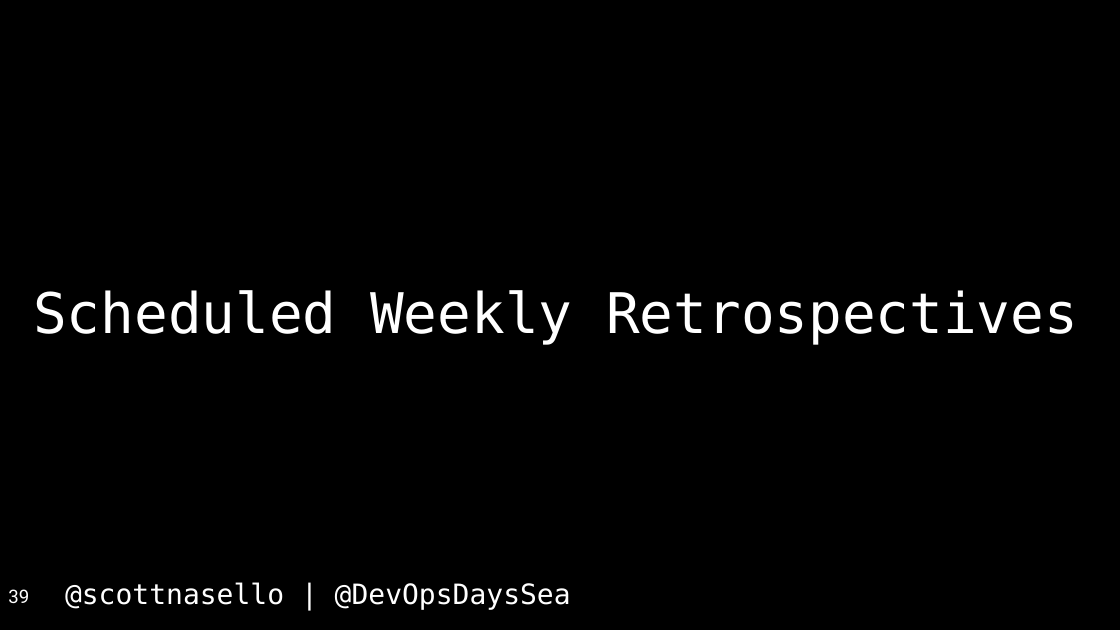
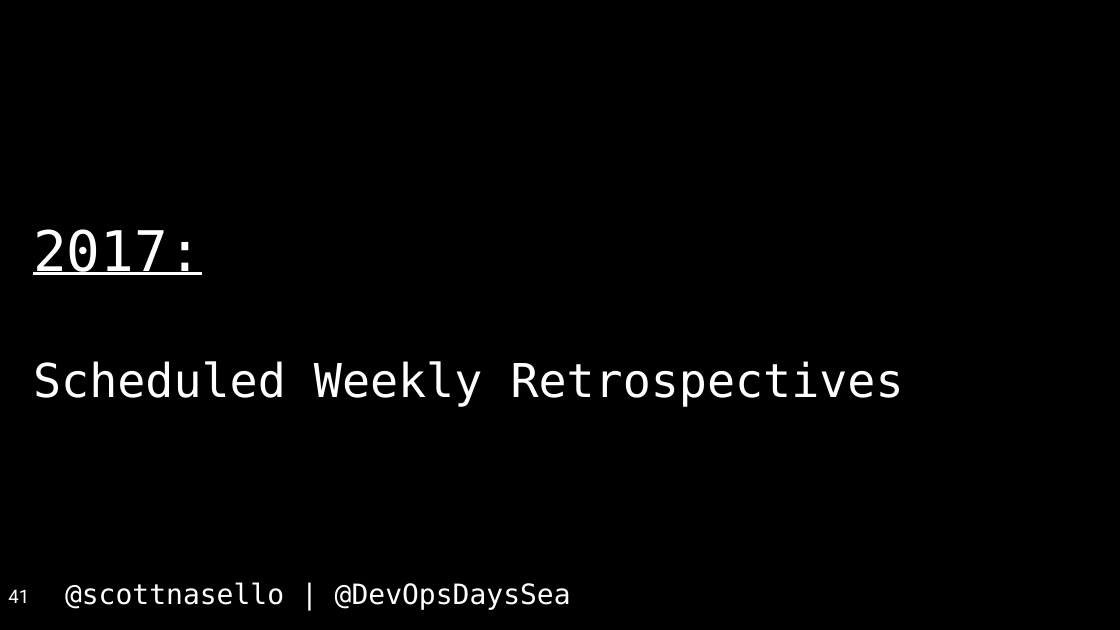
Before and after one commit to scottnasello/talks, a slide deck: slide 41 of 2017-04-26 Seattle DevOpsDays/DevOpsDays Seattle.pptx (slide 39 before the commit). Drawn at 1120x630 pixels with LibreOffice and Linux fonts; fonts in the diff are those of the drawing. Boxes give left, top, right and bottom in pixels: in the first picture for what was removed or moved away, otherwise in the second. Text is boxed around its words. In the diff, an @@ line names an element or a change of style, - is before the commit and + after.

```diff
--- a/2017-04-26 Seattle DevOpsDays/DevOpsDays Seattle.pptx
+++ b/2017-04-26 Seattle DevOpsDays/DevOpsDays Seattle.pptx
@@ text at (33, 229, 202, 275): paragraph added @@
+2017:
@@ text at (33, 361, 904, 407): size 48 to 40 pt in "Scheduled Weekly Retrospectives" @@
@@ page number at (8, 589, 29, 603): text changed @@
-39
+41
```
Also in this commit, not shown: 8 other slides changed, 6 slides added, 1 slide removed, 1 other file.
